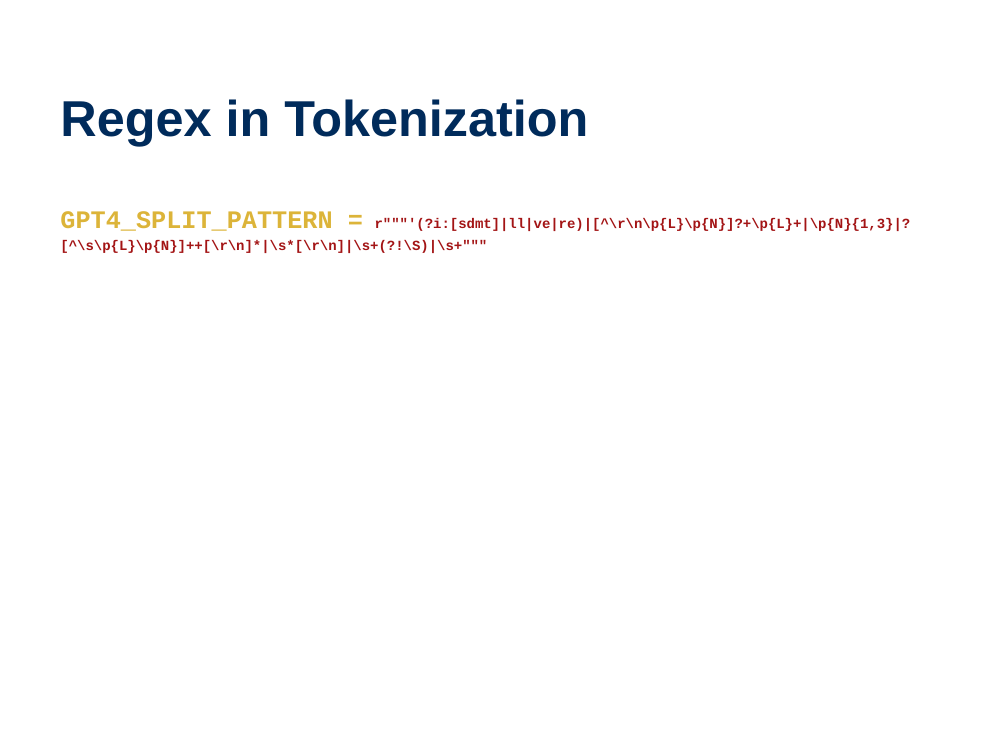
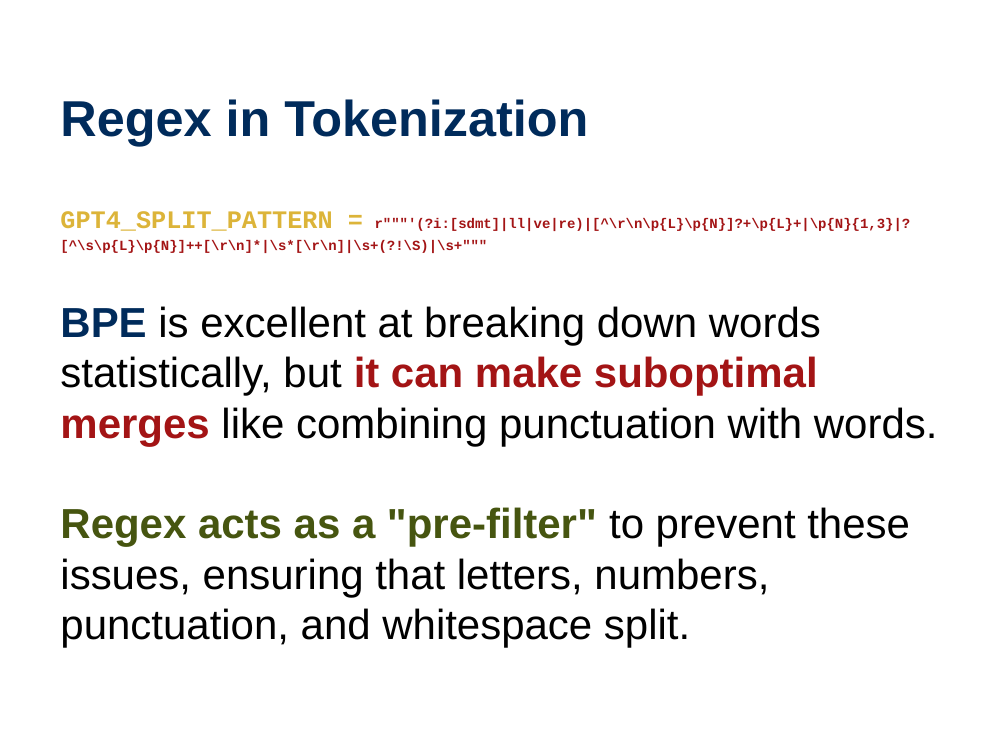
Before and after one commit to wtheisen/nd-cse-10124-lectures, a slide deck: slide 22 of Blank/Lecture_03_ Tokenization.pptx. Drawn at 1008x756 pixels with LibreOffice and Linux fonts; fonts in the diff are those of the drawing. Boxes give left, top, right and bottom in pixels: in the first picture for what was removed or moved away, otherwise in the second. Text is boxed around its words. In the diff, an @@ line names an element or a change of style, - is before the commit and + after.

Commit message:
Trying to update powerpoint?

```diff
--- a/Blank/Lecture_03_ Tokenization.pptx
+++ b/Blank/Lecture_03_ Tokenization.pptx
@@ text added at [60, 306, 938, 648], 30 pt, text #000000 @@
+BPE is excellent at breaking down words statistically, but it can make suboptimal merges like combining punctuation with words.
+Regex acts as a "pre-filter" to prevent these issues, ensuring that letters, numbers, punctuation, and whitespace split.
```
